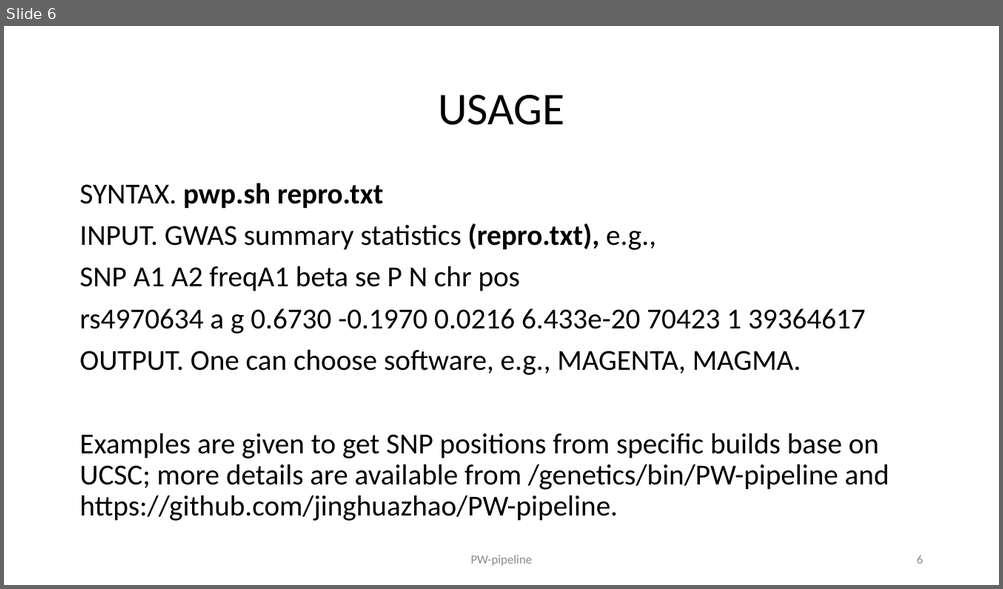
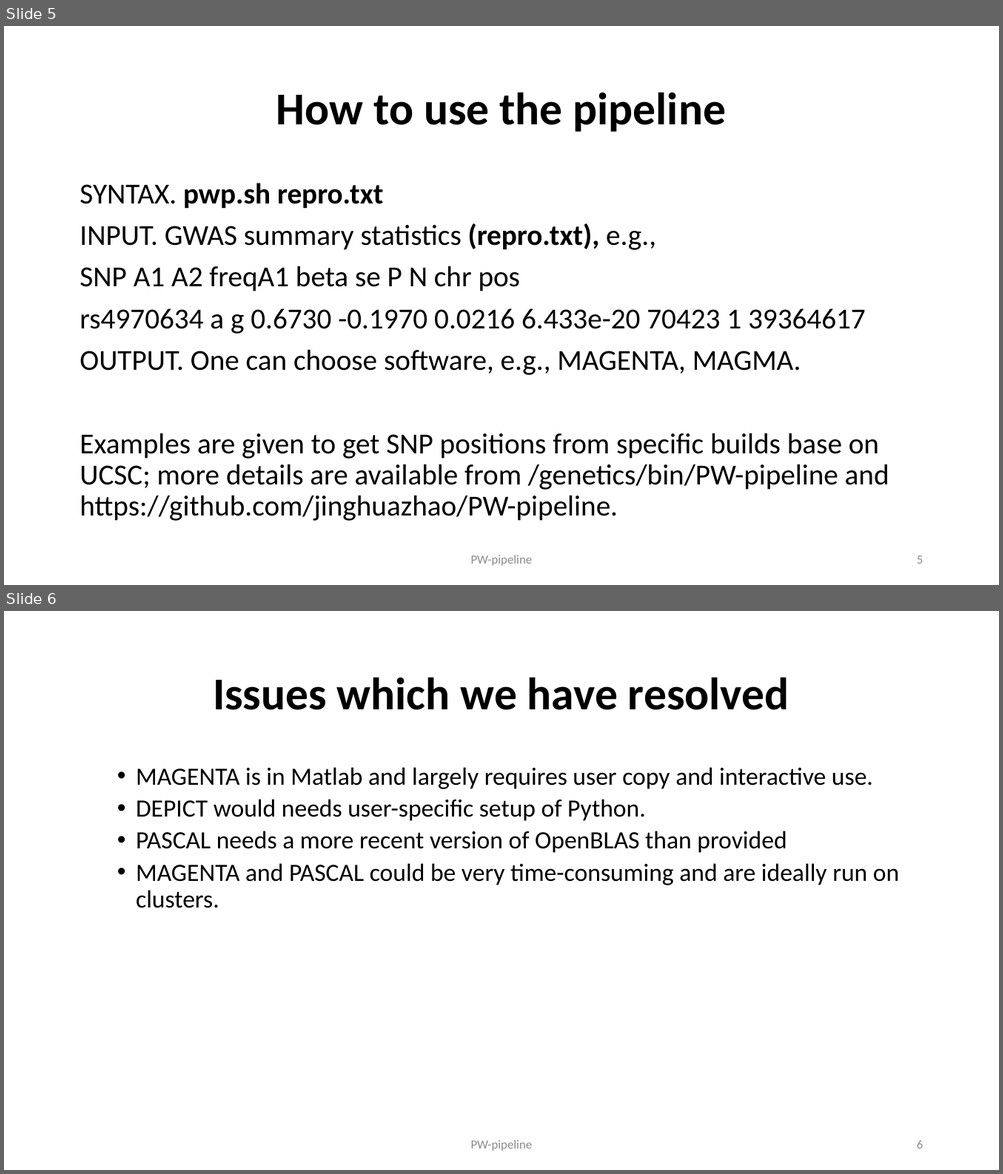
Before and after one commit to jinghuazhao/PW-pipeline, a slide deck: README.pptx. Shown one above the other, each under a label of ours: slide 6 before the commit, slides 5 and 6 after it. The pictures are 1003x589 and 1003x1174 pixels, drawn with LibreOffice and Linux fonts; fonts in the diff are those of the drawing. Boxes give left, top, right and bottom in pixels: in the first picture for what was removed or moved away, otherwise in the second. Text is boxed around its words. In the diff, an @@ line names an element or a change of style, - is before the commit and + after.

```diff
--- a/README.pptx
+++ b/README.pptx
@@ slide 6 added at (4, 611, 999, 1170), background #FFFFFF @@
@@ title added at (213, 677, 789, 710), 44 pt, text #000000, bold @@
+Issues which we have resolved
@@ text added at (136, 767, 899, 908), 24 pt, text #000000 @@
+  • MAGENTA is in Matlab and largely requires user copy and interactive use.
+  • DEPICT would needs user-specific setup of Python.
+  • PASCAL needs a more recent version of OpenBLAS than provided
+  • MAGENTA and PASCAL could be very time-consuming and are ideally run on clusters.
@@ text added at (471, 1140, 532, 1151), 12 pt, text #8C8C8C @@
+PW-pipeline
@@ page number added at (916, 1141, 922, 1149), 12 pt, text #8C8C8C @@
+6
@@ what was slide 6 is now slide 5 @@
@@ slide 5 changed as well @@
@@ title at (276, 92, 726, 132): text changed; bold on @@
-USAGE
+How to use the pipeline
@@ page number at (916, 556, 922, 564): text changed @@
-6
+5
```
Also in this commit, not shown: 9 other slides changed, 1 other slide added.
